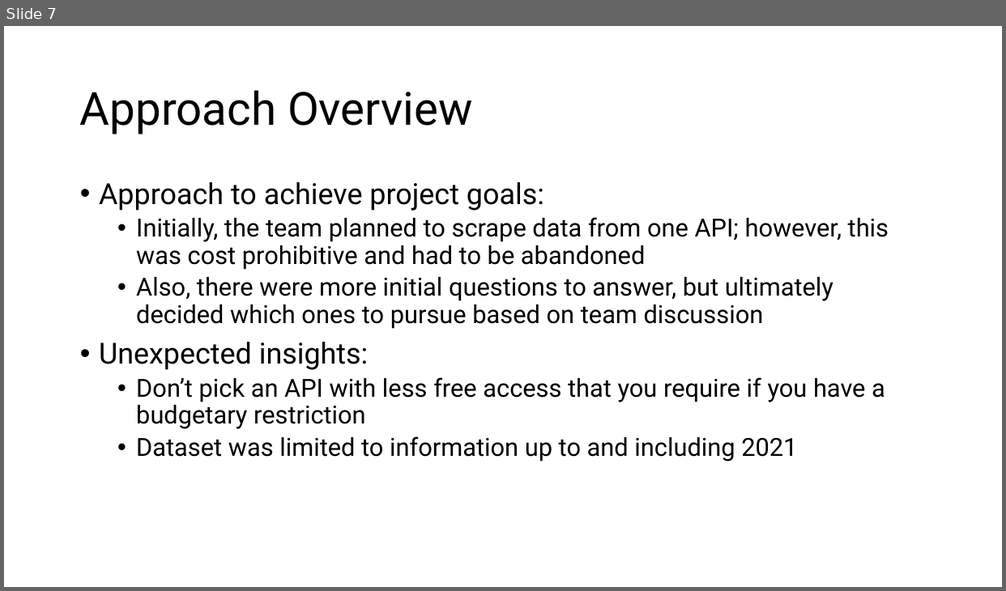
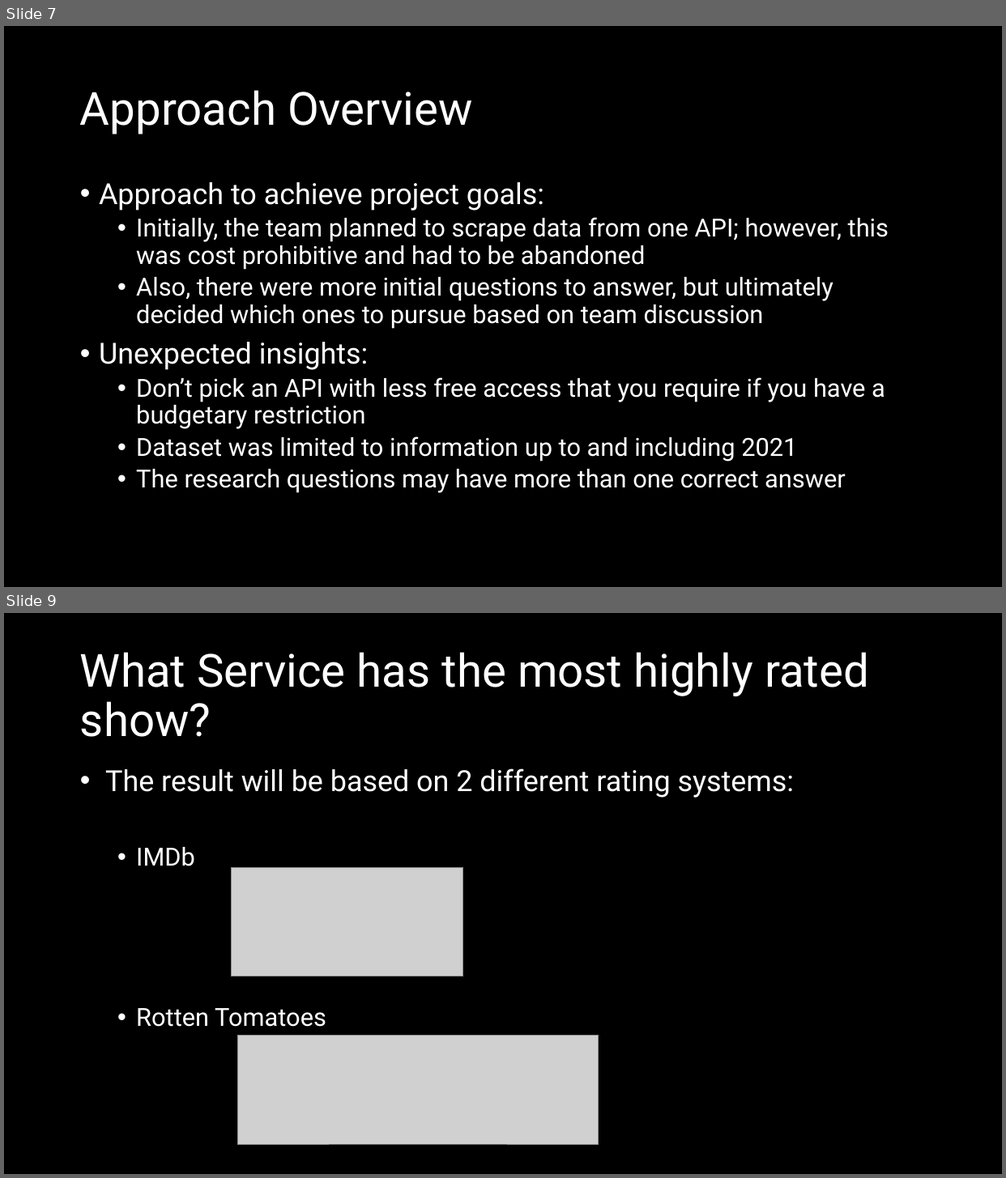
Before and after one commit to Christian-Albertini/UNC-Project-1, a slide deck: what_are_we_watching_tonight.pptx. Shown one above the other, each under a label of ours: slide 7 before the commit, slides 7 and 9 after it; the slides between them are not shown. The pictures are 1006x591 and 1006x1178 pixels, drawn with LibreOffice and Linux fonts; fonts in the diff are those of the drawing; grey boxes stand for pictures. Boxes give left, top, right and bottom in pixels: in the first picture for what was removed or moved away, otherwise in the second. Text is boxed around its words. In the diff, an @@ line names an element or a change of style, - is before the commit and + after.

```diff
--- a/what_are_we_watching_tonight.pptx
+++ b/what_are_we_watching_tonight.pptx
@@ slide 9 added at box(4, 613, 1002, 1174), background #000000 @@
@@ title added at box(80, 652, 869, 737), 44 pt, text #FFFFFF @@
+What Service has the most highly rated show?
@@ text added at box(105, 769, 794, 1027), 28 pt, text #FFFFFF @@
+• The result will be based on 2 different rating systems:
+  • IMDb
+  • Rotten Tomatoes
@@ picture added at box(231, 867, 463, 977) @@
@@ picture added at box(237, 1035, 599, 1144) @@
@@ slide 7 changed as well @@
@@ background #FFFFFF to #000000 @@
@@ title "Approach Overview" at box(80, 90, 473, 135): text colour #000000 to #FFFFFF @@
@@ text at box(99, 182, 889, 462): text colour #000000 to #FFFFFF in "Approach to achieve project goals:", "Initially, the team planned to scrape data ...", "Also, there were more initial questions to ...", "Unexpected insights:" and 2 more places @@
@@ text at box(136, 469, 846, 493): paragraph added @@
+  • The research questions may have more than one correct answer
```
Also in this commit, not shown: 7 other slides changed, 16 other slides added, 6 slides removed.
